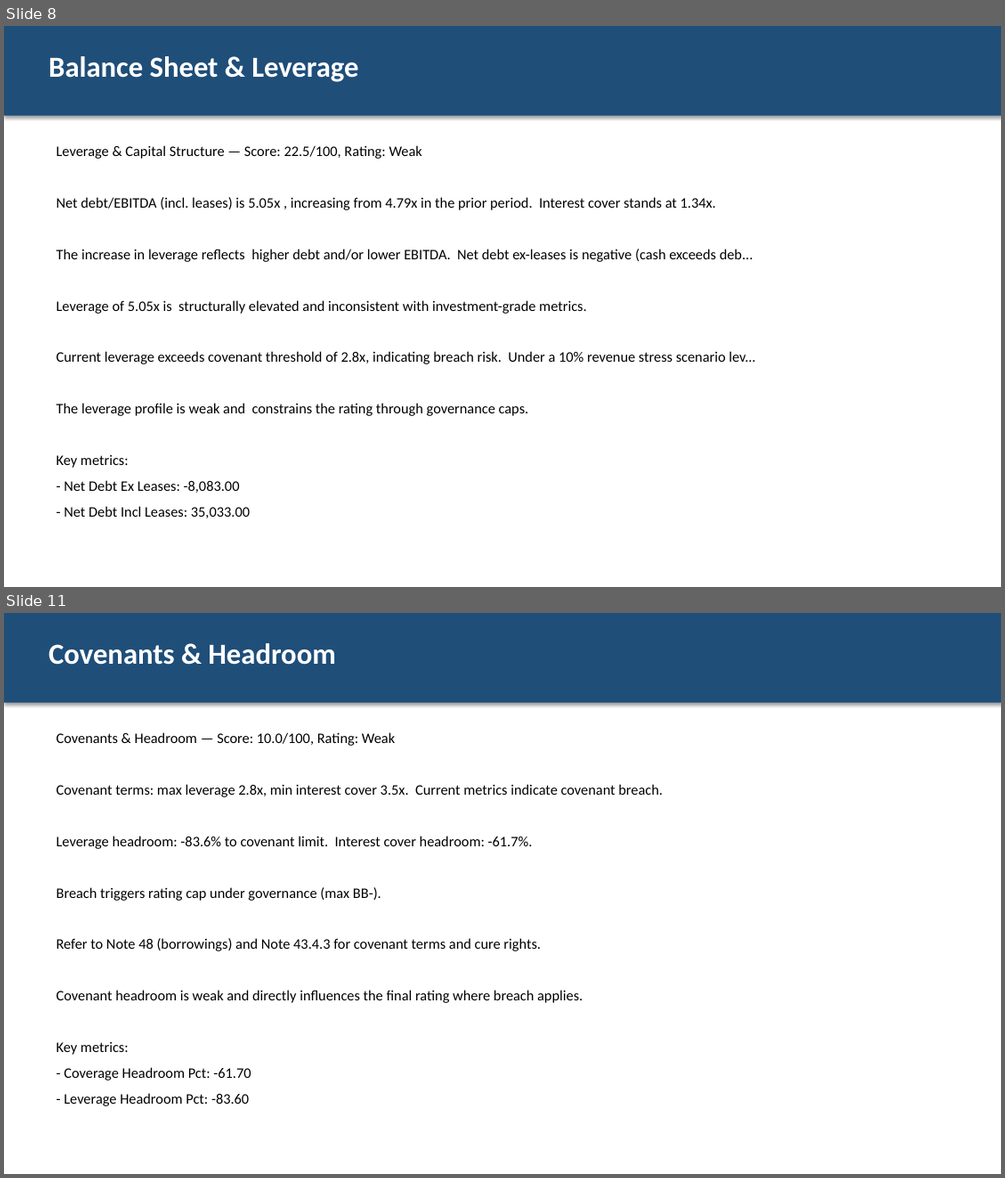
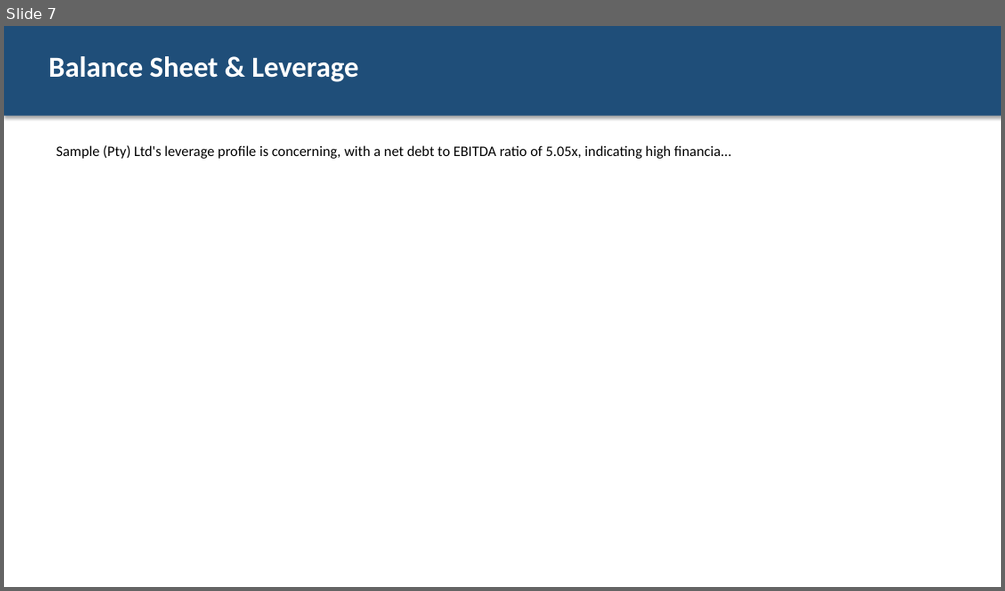
Before and after one commit to Menazza/credit_analysis_ai, a slide deck: test_results/pipeline_output/committee_deck.pptx. Shown one above the other, each under a label of ours: slides 8 and 11 before the commit, slide 7 after it; the slides between them are not shown. The pictures are 1005x1178 and 1005x591 pixels, drawn with LibreOffice and Linux fonts; fonts in the diff are those of the drawing. Boxes give left, top, right and bottom in pixels: in the first picture for what was removed or moved away, otherwise in the second. Text is boxed around its words. In the diff, an @@ line names an element or a change of style, - is before the commit and + after.

```diff
--- a/test_results/pipeline_output/committee_deck.pptx
+++ b/test_results/pipeline_output/committee_deck.pptx
@@ slide 11 removed at <box>4,613,1001,1174</box>, background #FFFFFF @@
@@ rectangle removed at <box>4,613,1001,703</box> @@
@@ text removed at <box>48,643,335,665</box> @@
-Covenants & Headroom
@@ text removed at <box>57,732,663,1106</box> @@
-Covenants & Headroom — Score: 10.0/100, Rating: Weak
-Covenant terms: max leverage 2.8x, min interest cover 3.5x. Current metrics indicate covenant breach.
-Leverage headroom: -83.6% to covenant limit. Interest cover headroom: -61.7%.
-Breach triggers rating cap under governance (max BB-).
-Refer to Note 48 (borrowings) and Note 43.4.3 for covenant terms and cure rights.
-Covenant headroom is weak and directly influences the final rating where breach applies.
-Key metrics:
-- Coverage Headroom Pct: -61.70
-- Leverage Headroom Pct: -83.60
@@ what was slide 8 is now slide 7 @@
@@ slide 7 changed as well @@
@@ text at <box>57,145,731,159</box>: text changed @@
-Leverage & Capital Structure — Score: 22.5/100, Rating: Weak
-Net debt/EBITDA (incl. leases) is 5.05x , increasing from 4.79x in the prior period. Interest cover stands at 1.34x.
-The increase in leverage reflects higher debt and/or lower EBITDA. Net debt ex-leases is negative (cash exceeds deb...
-Leverage of 5.05x is structurally elevated and inconsistent with investment-grade metrics.
-Current leverage exceeds covenant threshold of 2.8x, indicating breach risk. Under a 10% revenue stress scenario lev...
-The leverage profile is weak and constrains the rating through governance caps.
-Key metrics:
-- Net Debt Ex Leases: -8,083.00
-- Net Debt Incl Leases: 35,033.00
+Sample (Pty) Ltd's leverage profile is concerning, with a net debt to EBITDA ratio of 5.05x, indicating high financia...
```
Also in this commit, not shown: 3 other slides changed, 7 slides added, 8 other slides removed, 23 other files.
